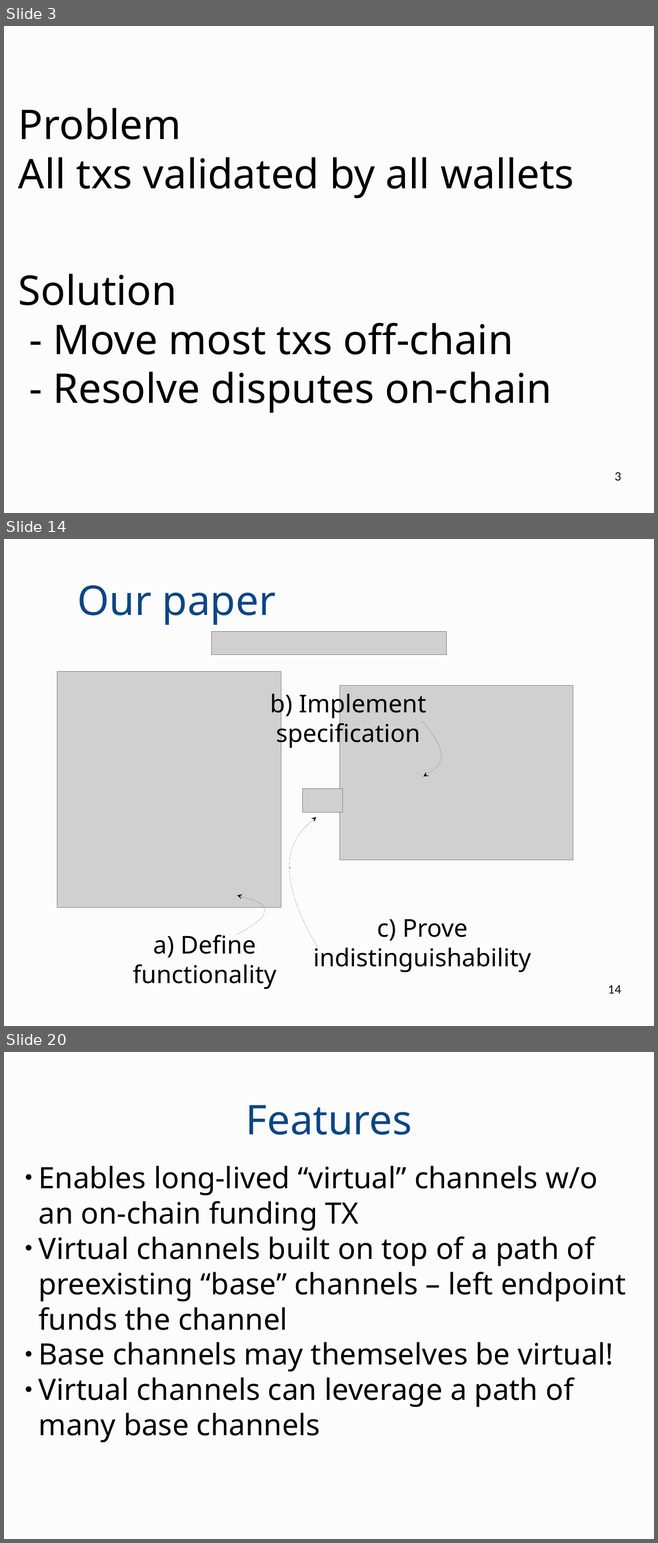
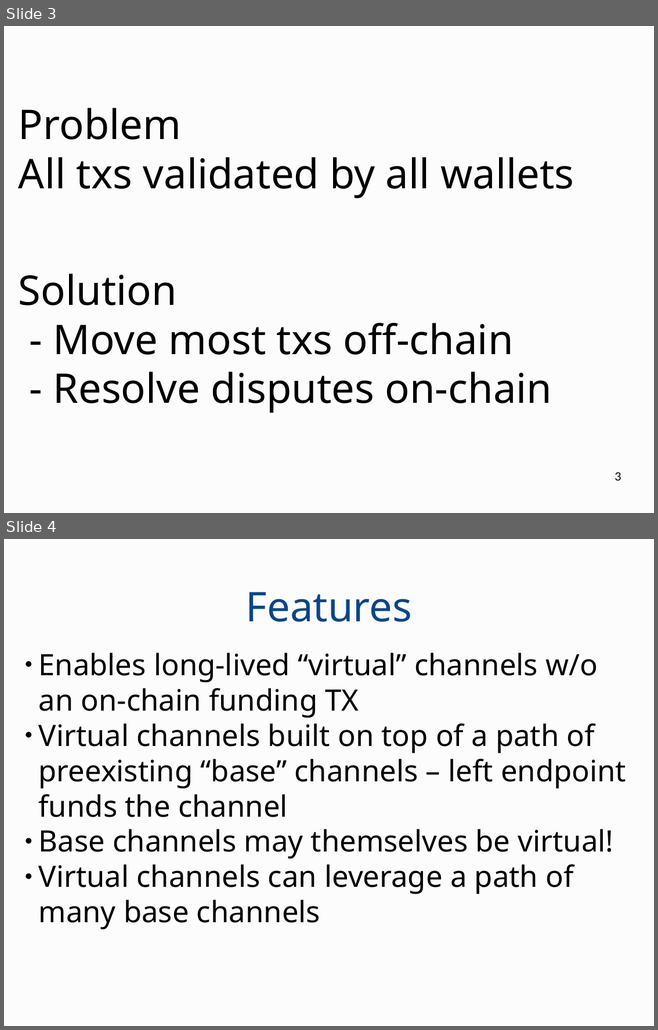
Before and after one commit to OrfeasLitos/virtual-payment-channels, a slide deck: slides/presentation.odp. Shown one above the other, each under a label of ours: slides 3, 14 and 20 before the commit, slides 3 and 4 after it; the slides between them are not shown. The pictures are 658x1543 and 658x1030 pixels, drawn with LibreOffice and Linux fonts; fonts in the diff are those of the drawing; grey boxes stand for pictures. Boxes give left, top, right and bottom in pixels: in the first picture for what was removed or moved away, otherwise in the second. Text is boxed around its words. In the diff, an @@ line names an element or a change of style, - is before the commit and + after.

```diff
--- a/slides/presentation.odp
+++ b/slides/presentation.odp
@@ slide 14 removed at (4,539,654,1026), background #FCFCFC @@
@@ title removed at (78,585,275,625) @@
-Our paper
@@ picture removed at (212,632,447,654) @@
@@ picture removed at (57,672,281,908) @@
@@ text removed at (270,690,426,749) @@
-b) Implement specification
@@ picture removed at (339,685,573,860) @@
@@ freeform shape removed at (423,722,438,777) @@
@@ picture removed at (302,788,342,813) @@
@@ freeform shape removed at (293,817,318,948) @@
@@ freeform shape removed at (236,896,261,935) @@
@@ text removed at (313,919,531,972) @@
-c) Prove indistinguishability
@@ text removed at (133,931,277,989) @@
-a) Define functionality
@@ page number removed at (608,985,621,994) @@
-14
@@ what was slide 20 is now slide 4 @@
```
Also in this commit, not shown: 2 slides changed, 15 other slides removed, 1 other file.
